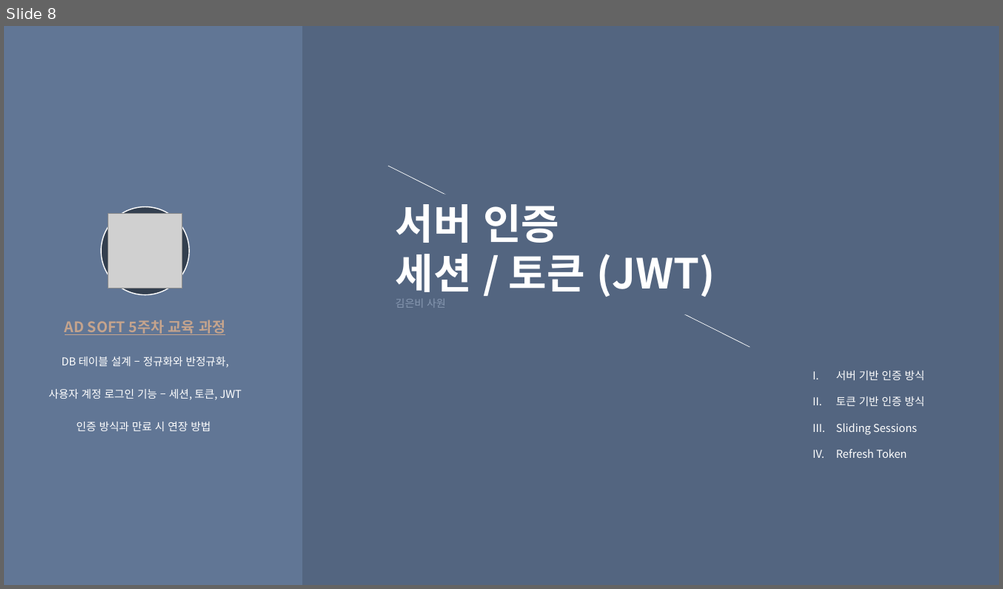
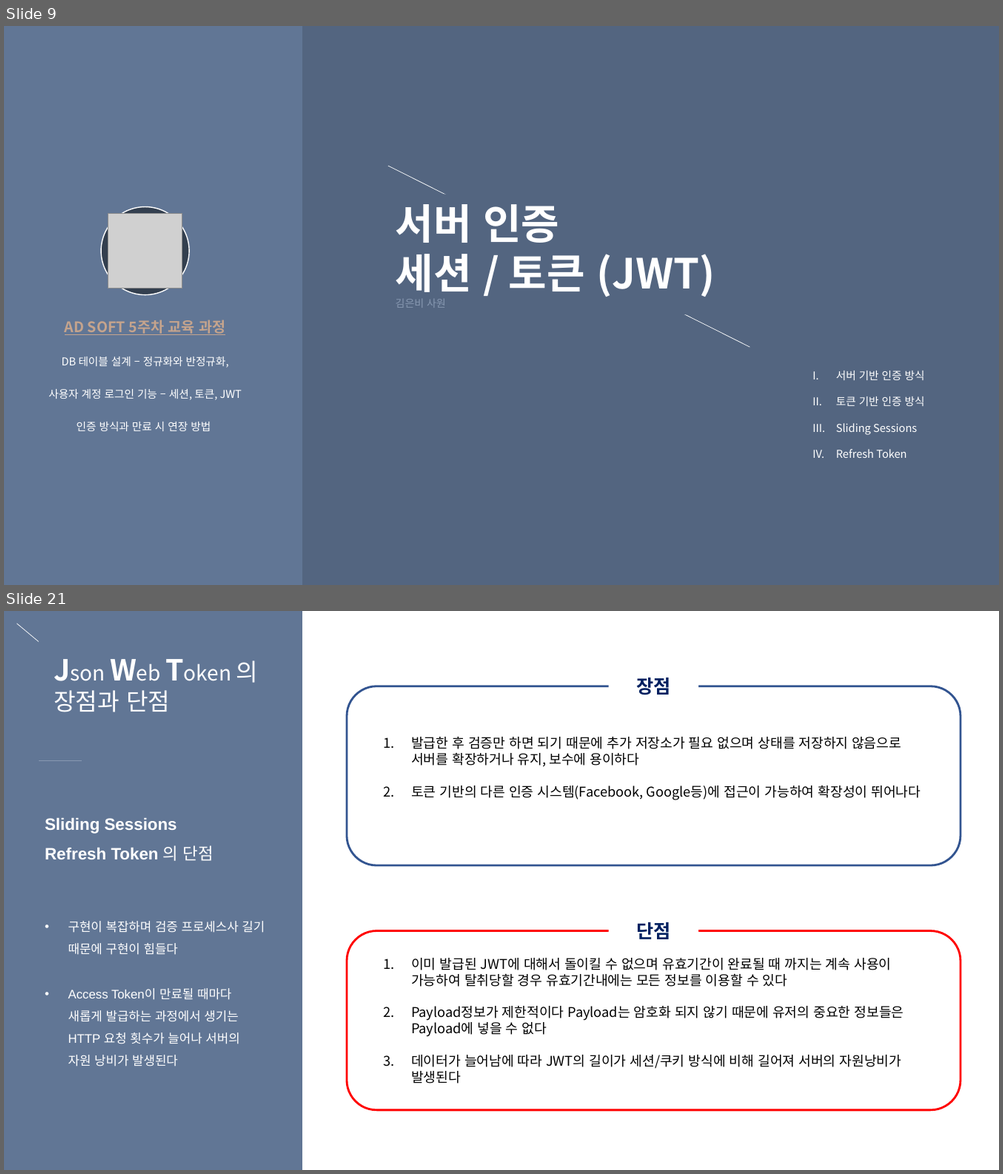
Before and after one commit to eunbee-kim/dmsql1471, a slide deck: 교육/5주차_DB정규화_반정규화_서버인증_세션과쿠키.pptx. Shown one above the other, each under a label of ours: slide 8 before the commit, slides 9 and 21 after it; the slides between them are not shown. The pictures are 1003x589 and 1003x1174 pixels, drawn with LibreOffice and Linux fonts; fonts in the diff are those of the drawing; grey boxes stand for pictures. Boxes give left, top, right and bottom in pixels: in the first picture for what was removed or moved away, otherwise in the second. Text is boxed around its words. In the diff, an @@ line names an element or a change of style, - is before the commit and + after.

```diff
--- a/교육/5주차_DB정규화_반정규화_서버인증_세션과쿠키.pptx
+++ b/교육/5주차_DB정규화_반정규화_서버인증_세션과쿠키.pptx
@@ slide 21 added at <box>4,611,999,1170</box>, background gradient #617695 to #536580 @@
@@ line added from (17, 624) to (38, 641), #FFFFFF 0.5 pt @@
@@ rectangle added at <box>302,611,999,1170</box>, fill #FFFFFF @@
@@ text added at <box>54,661,258,712</box>, 20 pt, text #FFFFFF @@
+Json Web Token 의
+장점과 단점
@@ rounded rectangle added at <box>347,686,960,866</box>, outline #325491 2 pt @@
@@ text added at <box>636,678,670,695</box>, 18 pt, text #002060, bold @@
+장점
@@ text added at <box>411,737,920,800</box>, 13 pt, text #000000 @@
+1. 발급한 후 검증만 하면 되기 때문에 추가 저장소가 필요 없으며 상태를 저장하지 않음으로 서버를 확장하거나 유지, 보수에 용이하다
+2. 토큰 기반의 다른 인증 시스템(Facebook, Google등)에 접근이 가능하여 확장성이 뛰어나다
@@ line added from (38, 761) to (82, 761), #8899B2 0.5 pt @@
@@ text added at <box>45,818,264,1067</box>, 12 pt, text #FFFFFF @@
+Sliding Sessions
+Refresh Token 의 단점
+• 구현이 복잡하며 검증 프로세스사 길기 때문에 구현이 힘들다
+• Access Token이 만료될 때마다 새롭게 발급하는 과정에서 생기는 HTTP 요청 횟수가 늘어나 서버의 자원 낭비가 발생된다
@@ rounded rectangle added at <box>347,931,960,1111</box>, outline #FF0000 2 pt @@
@@ text added at <box>636,923,670,940</box>, 18 pt, text #002060, bold @@
+단점
@@ text added at <box>411,958,904,1084</box>, 13 pt, text #000000 @@
+1. 이미 발급된 JWT에 대해서 돌이킬 수 없으며 유효기간이 완료될 때 까지는 계속 사용이 가능하여 탈취당할 경우 유효기간내에는 모든 정보를 이용할 수 있다
+2. Payload정보가 제한적이다 Payload는 암호화 되지 않기 때문에 유저의 중요한 정보들은 Payload에 넣을 수 없다
+3. 데이터가 늘어남에 따라 JWT의 길이가 세션/쿠키 방식에 비해 길어져 서버의 자원낭비가 발생된다
@@ what was slide 8 is now slide 9 @@
```
Also in this commit, not shown: 3 slides changed, 9 other slides added, 1 other file.
